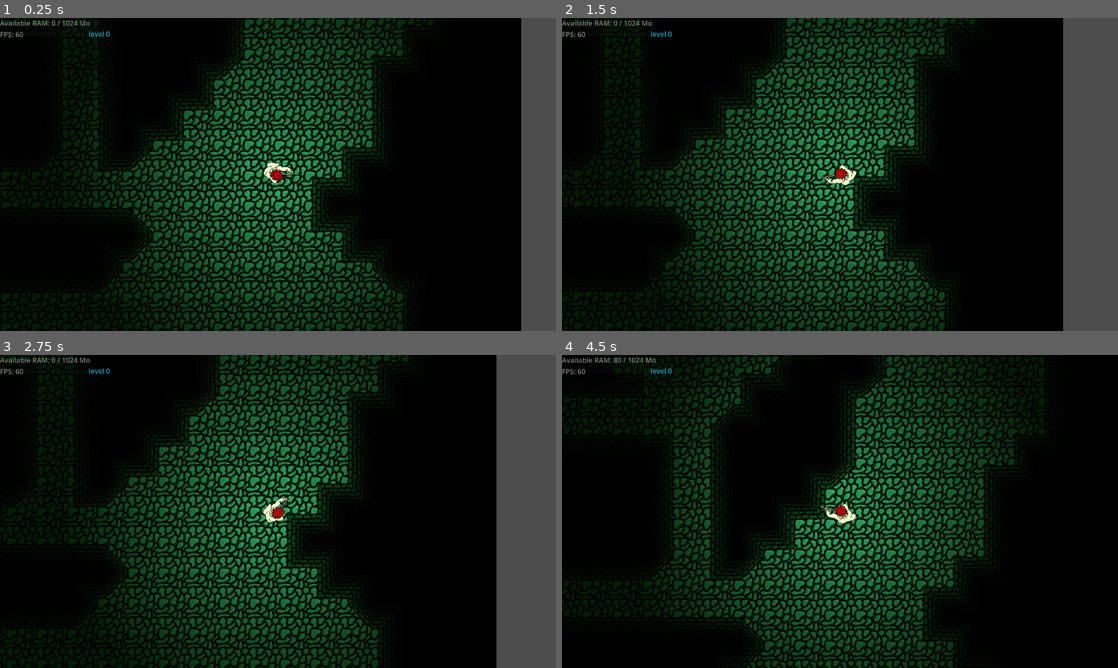
Above: before the commit, frames 1-4 (two rows, left to right).
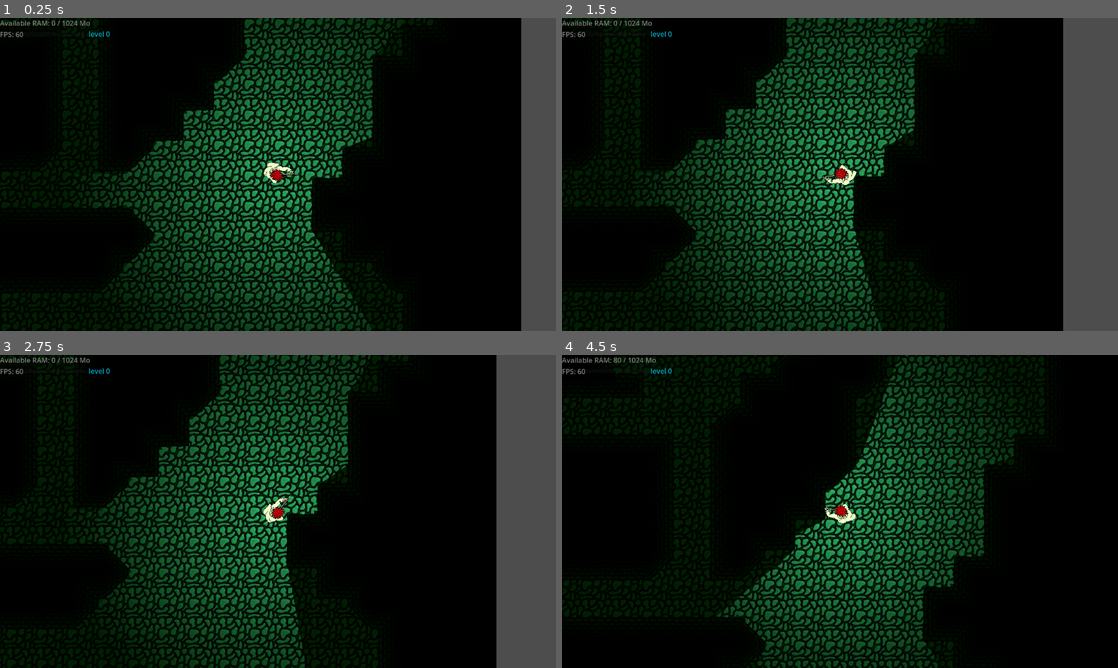
Above: after the commit, the same moments.

Repository: QKrempp/Saving-Private-RAM
Game: Godot game, scene res://Main.tscn
Same seed, same stepped clock (60 frames per second), same inputs: the game is played once before the commit and once after it. Sound files missing from this copy of the repository are replaced by a short silence.
Inputs (mouse positions are in pixels of both pictures, inside the frame that each line leads up to):
- Up to frame 1 (0.25 s): no input
- Up to frame 2 (1.5 s): tap Enter at 0.5 s; move the mouse to (962, 158) at 0.52 s; hold Right (ui_right) 0.53-1.28 s; move the mouse to (728, 190) at 1.27 s; hold Down (ui_down) from 1.28 s (still down)
- Up to frame 3 (2.75 s): tap Space at 2 s; move the mouse to (333, 442) at 2.02 s; release Down (ui_down) at 2.03 s; hold Right (ui_right) from 2.03 s (still down)
- Up to frame 4 (4.5 s): move the mouse to (812, 574) at 2.77 s; release Right (ui_right) at 2.78 s; hold Up (ui_up) 2.78-3.53 s; move the mouse to (1006, 558) at 3.52 s; hold Left (ui_left) from 3.53 s (still down); move the mouse to (673, 464) at 4.27 s

The runs differ from the first frame. In frame 1, 1.9% of the frame differs, in the area x 17-73%, y 2-100%; in frame 2, 2.7%; in frame 3, 2.9%; in frame 4, 4.5%, in the area x 19-82%, y 0-100%.

Commit message:
feat: Added lights

Diff:
--- a/Bullet.tscn
+++ b/Bullet.tscn
@@ -35,6 +35,7 @@
 scale = Vector2(0.65625, 0.59375)
 color = Color(1, 1, 0.690196, 1)
 energy = 3.0
+shadow_enabled = true
 texture = SubResource("GradientTexture2D_7281b")
 
 [connection signal="screen_exited" from="VisibleOnScreenNotifier2D" to="." method="_on_visible_on_screen_notifier_2d_screen_exited"]
--- a/Main.tscn
+++ b/Main.tscn
@@ -44,98 +44,183 @@
 sources/1 = SubResource("TileSetAtlasSource_2gh4u")
 sources/2 = SubResource("TileSetAtlasSource_devvj")
 
+[sub_resource type="OccluderPolygon2D" id="OccluderPolygon2D_5tuhn"]
+polygon = PackedVector2Array(-35, -35, 35, -35, 35, 35, -35, 35)
+
 [sub_resource type="TileSetAtlasSource" id="TileSetAtlasSource_c2ibq"]
 texture = ExtResource("5_c6i3y")
 texture_region_size = Vector2i(70, 70)
 0:0/0 = 0
+0:0/0/occlusion_layer_0/polygon_0/polygon = SubResource("OccluderPolygon2D_5tuhn")
+
+[sub_resource type="OccluderPolygon2D" id="OccluderPolygon2D_2gh4u"]
+polygon = PackedVector2Array(-25, -35, 35, -35, 35, 35, -26, 35)
+
+[sub_resource type="OccluderPolygon2D" id="OccluderPolygon2D_devvj"]
+polygon = PackedVector2Array(-35, -35, 25, -35, 25, 35, -35, 35)
+
+[sub_resource type="OccluderPolygon2D" id="OccluderPolygon2D_3b0ty"]
+polygon = PackedVector2Array(-35, -25, 35, -25, 35, 35, -35, 35)
+
+[sub_resource type="OccluderPolygon2D" id="OccluderPolygon2D_bg4s2"]
+polygon = PackedVector2Array(-35, -35, 35, -35, 35, 24, -35, 25)
 
 [sub_resource type="TileSetAtlasSource" id="TileSetAtlasSource_j4qnp"]
 texture = ExtResource("4_j4qnp")
 texture_region_size = Vector2i(70, 70)
 0:0/next_alternative_id = 6
 0:0/0 = 0
+0:0/0/occlusion_layer_0/polygon_0/polygon = SubResource("OccluderPolygon2D_2gh4u")
 0:0/0/physics_layer_0/polygon_0/points = PackedVector2Array(-29.0281, -35, 35, -35, 35, 35, -28.0967, 35)
 0:0/1 = 1
 0:0/1/flip_h = true
+0:0/1/occlusion_layer_0/polygon_0/polygon = SubResource("OccluderPolygon2D_devvj")
 0:0/1/physics_layer_0/polygon_0/points = PackedVector2Array(-35, -35, 27.7862, -35, 27.7862, 35, -35, 35)
 0:0/2 = 2
 0:0/2/transpose = true
+0:0/2/occlusion_layer_0/polygon_0/polygon = SubResource("OccluderPolygon2D_3b0ty")
 0:0/2/physics_layer_0/polygon_0/points = PackedVector2Array(-35, -28.2519, 35, -27.3205, 35, 35, -35, 35)
 0:0/3 = 3
 0:0/3/flip_v = true
 0:0/3/transpose = true
+0:0/3/occlusion_layer_0/polygon_0/polygon = SubResource("OccluderPolygon2D_bg4s2")
 0:0/3/physics_layer_0/polygon_0/points = PackedVector2Array(-35, -35, 35, -35, 35, 27.3205, -35, 27.631, -35, 27.0101)
+
+[sub_resource type="OccluderPolygon2D" id="OccluderPolygon2D_hhcpw"]
+polygon = PackedVector2Array(-24, -25, 35, -27, 35, 35, -25, 35)
+
+[sub_resource type="OccluderPolygon2D" id="OccluderPolygon2D_mxvw5"]
+polygon = PackedVector2Array(-35, -27, 24, -25, 25, 35, -35, 35)
+
+[sub_resource type="OccluderPolygon2D" id="OccluderPolygon2D_xrxkg"]
+polygon = PackedVector2Array(-27, -35, 35, -35, 35, 25, -25, 26)
+
+[sub_resource type="OccluderPolygon2D" id="OccluderPolygon2D_sqvbp"]
+polygon = PackedVector2Array(-35, -35, 26, -35, 27, 27, -35, 25)
 
 [sub_resource type="TileSetAtlasSource" id="TileSetAtlasSource_fpfj3"]
 texture = ExtResource("2_c6i3y")
 texture_region_size = Vector2i(70, 70)
 0:0/next_alternative_id = 4
 0:0/0 = 0
+0:0/0/occlusion_layer_0/polygon_0/polygon = SubResource("OccluderPolygon2D_hhcpw")
 0:0/0/physics_layer_0/polygon_0/points = PackedVector2Array(-27.1653, -26.0787, 35, -27.0101, 35, 35, -26.8548, 35, -27.1653, 35)
 0:0/1 = 1
 0:0/1/flip_h = true
+0:0/1/occlusion_layer_0/polygon_0/polygon = SubResource("OccluderPolygon2D_mxvw5")
 0:0/1/physics_layer_0/polygon_0/points = PackedVector2Array(-35, -26.3892, 25.9235, -28.2519, 28.0967, 35, -35, 35, -35, 35)
 0:0/2 = 2
 0:0/2/flip_v = true
+0:0/2/occlusion_layer_0/polygon_0/polygon = SubResource("OccluderPolygon2D_xrxkg")
 0:0/2/physics_layer_0/polygon_0/points = PackedVector2Array(-26.8548, -35, 35, -35, 35, 25.4578, -25.9235, 24.8369, -24.6816, 24.8369, -25.3025, 24.8369)
 0:0/3 = 3
 0:0/3/flip_h = true
 0:0/3/flip_v = true
+0:0/3/occlusion_layer_0/polygon_0/polygon = SubResource("OccluderPolygon2D_sqvbp")
 0:0/3/physics_layer_0/polygon_0/points = PackedVector2Array(-35, -35, 26.8549, -35, 26.5444, 25.1473, -35, 26.6996, -35, 24.5264, -35, 25.4578)
+
+[sub_resource type="OccluderPolygon2D" id="OccluderPolygon2D_hri7i"]
+polygon = PackedVector2Array(35, -35, 35, 35, -35, 35)
+
+[sub_resource type="OccluderPolygon2D" id="OccluderPolygon2D_w3rk5"]
+polygon = PackedVector2Array(-35, -35, 35, 35, -35, 35)
+
+[sub_resource type="OccluderPolygon2D" id="OccluderPolygon2D_5mvff"]
+polygon = PackedVector2Array(-35, -35, 35, -35, 35, 35)
+
+[sub_resource type="OccluderPolygon2D" id="OccluderPolygon2D_oye8v"]
+polygon = PackedVector2Array(-35, -35, 35, -35, -35, 35)
 
 [sub_resource type="TileSetAtlasSource" id="TileSetAtlasSource_sc1dx"]
 texture = ExtResource("3_c2ibq")
 texture_region_size = Vector2i(70, 70)
 0:0/next_alternative_id = 4
 0:0/0 = 0
+0:0/0/occlusion_layer_0/polygon_0/polygon = SubResource("OccluderPolygon2D_hri7i")
 0:0/0/physics_layer_0/polygon_0/points = PackedVector2Array(1.70753, -2.48368, 35, -28.8728, 35, 35, -28.0967, 35, -26.8548, 29.4938, -26.5444, 28.5624)
 0:0/1 = 1
 0:0/1/flip_h = true
+0:0/1/occlusion_layer_0/polygon_0/polygon = SubResource("OccluderPolygon2D_w3rk5")
 0:0/1/physics_layer_0/polygon_0/points = PackedVector2Array(-35, -29.4938, 3.5703, 0.310463, 35, 35, -28.0967, 35, -35, 35, -35, 35)
 0:0/2 = 2
 0:0/2/flip_v = true
+0:0/2/occlusion_layer_0/polygon_0/polygon = SubResource("OccluderPolygon2D_5mvff")
 0:0/2/physics_layer_0/polygon_0/points = PackedVector2Array(-35, -35, 35, -35, 35, 35, -1.70753, -0.310459, -15.6783, -18.0067, -23.4398, -24.2159)
 0:0/3 = 3
 0:0/3/flip_h = true
 0:0/3/flip_v = true
+0:0/3/occlusion_layer_0/polygon_0/polygon = SubResource("OccluderPolygon2D_oye8v")
 0:0/3/physics_layer_0/polygon_0/points = PackedVector2Array(-35, -35, 35, -35, -0.776146, 2.17323, -35, 29.1833, -35, -3.10461, -35, -20.8009)
+
+[sub_resource type="OccluderPolygon2D" id="OccluderPolygon2D_40n85"]
+polygon = PackedVector2Array(-35, -35, 35, -35, 35, 35, -35, 35)
+
+[sub_resource type="OccluderPolygon2D" id="OccluderPolygon2D_gb15f"]
+polygon = PackedVector2Array(-35, -35, 35, -35, 35, 35, -35, 35)
+
+[sub_resource type="OccluderPolygon2D" id="OccluderPolygon2D_sph85"]
+polygon = PackedVector2Array(-35, -35, 35, -35, 35, 35, -35, 35)
+
+[sub_resource type="OccluderPolygon2D" id="OccluderPolygon2D_o7g6l"]
+polygon = PackedVector2Array(-35, -35, 35, -35, 35, 35, -35, 35)
 
 [sub_resource type="TileSetAtlasSource" id="TileSetAtlasSource_kjvhd"]
 texture = ExtResource("5_fpfj3")
 texture_region_size = Vector2i(70, 70)
 0:0/next_alternative_id = 4
 0:0/0 = 0
+0:0/0/occlusion_layer_0/polygon_0/polygon = SubResource("OccluderPolygon2D_40n85")
 0:0/0/physics_layer_0/polygon_0/points = PackedVector2Array(-25.9235, -35, 35, -35, 35, 35, -35, 35, -35, -3.10461, -35, -26.3892, -26.8548, -28.5624)
 0:0/1 = 1
 0:0/1/flip_h = true
+0:0/1/occlusion_layer_0/polygon_0/polygon = SubResource("OccluderPolygon2D_gb15f")
 0:0/1/physics_layer_0/polygon_0/points = PackedVector2Array(28.0967, -28.2519, 35, -27.631, 35, 35, -35, 35, -35, -3.10461, -35, -26.3892, -35, -35, 26.8549, -35)
 0:0/2 = 2
 0:0/2/flip_v = true
+0:0/2/occlusion_layer_0/polygon_0/polygon = SubResource("OccluderPolygon2D_sph85")
 0:0/2/physics_layer_0/polygon_0/points = PackedVector2Array(35, -35, 35, -27.631, 35, 35, -28.0967, 35, -26.5444, 25.7682, -35, 23.9055, -35, -35, 26.8549, -35)
 0:0/3 = 3
 0:0/3/flip_h = true
 0:0/3/flip_v = true
+0:0/3/occlusion_layer_0/polygon_0/polygon = SubResource("OccluderPolygon2D_o7g6l")
 0:0/3/physics_layer_0/polygon_0/points = PackedVector2Array(35, -35, 35, -27.631, 35, 26.0787, 27.7862, 27.3205, 27.4758, 35, -35, 35, -35, -35, 26.8549, -35)
+
+[sub_resource type="OccluderPolygon2D" id="OccluderPolygon2D_vi5kq"]
+polygon = PackedVector2Array(-26, -26, 27, -25, 27, 35, -27, 35)
+
+[sub_resource type="OccluderPolygon2D" id="OccluderPolygon2D_5mkgo"]
+polygon = PackedVector2Array(-26, -35, 25, -35, 26, 26, -26, 26)
+
+[sub_resource type="OccluderPolygon2D" id="OccluderPolygon2D_3ccbu"]
+polygon = PackedVector2Array(-26, -25, 35, -25, 35, 25, -27, 27)
+
+[sub_resource type="OccluderPolygon2D" id="OccluderPolygon2D_ny7u2"]
+polygon = PackedVector2Array(-35, -25, 25, -26, 26, 26, -35, 26)
 
 [sub_resource type="TileSetAtlasSource" id="TileSetAtlasSource_3b0ty"]
 texture = ExtResource("12_5tuhn")
 texture_region_size = Vector2i(70, 70)
 0:0/next_alternative_id = 4
 0:0/0 = 0
+0:0/0/occlusion_layer_0/polygon_0/polygon = SubResource("OccluderPolygon2D_vi5kq")
 0:0/0/physics_layer_0/polygon_0/points = PackedVector2Array(5.1226, -27.3205, 27.7862, -28.5624, 26.5444, -2.48368, 27.7862, 27.3205, 27.4758, 35, -27.7862, 35, -26.5444, -27.3205, -9.77951, -28.2519)
 0:0/1 = 1
 0:0/1/flip_v = true
+0:0/1/occlusion_layer_0/polygon_0/polygon = SubResource("OccluderPolygon2D_5mkgo")
 0:0/1/physics_layer_0/polygon_0/points = PackedVector2Array(8.84813, -35, 25.3025, -35, 26.5444, -2.48368, 27.4758, 13.6603, 26.8549, 26.3892, -25.9235, 27.631, -27.1653, -35, -5.1226, -35)
 0:0/2 = 2
 0:0/2/transpose = true
+0:0/2/occlusion_layer_0/polygon_0/polygon = SubResource("OccluderPolygon2D_3ccbu")
 0:0/2/physics_layer_0/polygon_0/points = PackedVector2Array(10.4004, -26.3892, 35, -27.3205, 35, -3.72553, 35, 12.7289, 35, 24.8368, -25.9235, 27.631, -26.8548, -27.0101, -4.81213, -28.5624)
 0:0/3 = 3
 0:0/3/flip_h = true
 0:0/3/transpose = true
+0:0/3/occlusion_layer_0/polygon_0/polygon = SubResource("OccluderPolygon2D_ny7u2")
 0:0/3/physics_layer_0/polygon_0/points = PackedVector2Array(10.4004, -26.3892, 29.3385, -26.0787, 27.4758, -3.72553, 27.7862, 12.108, 25.9235, 24.8369, -35, 27.0101, -35, -27.0101, -4.81213, -28.5624)
 
 [sub_resource type="TileSet" id="TileSet_bg4s2"]
 tile_size = Vector2i(70, 70)
+occlusion_layer_0/light_mask = 1
 physics_layer_0/collision_layer = 1
 sources/1 = SubResource("TileSetAtlasSource_j4qnp")
 sources/0 = SubResource("TileSetAtlasSource_c2ibq")
--- a/Player.tscn
+++ b/Player.tscn
@@ -139,4 +139,5 @@
 parameters/looping = true
 
 [node name="PointLight2D" type="PointLight2D" parent="."]
+shadow_enabled = true
 texture = SubResource("GradientTexture2D_jatw7")
Not shown: 2 places in Main.tscn that only renumber resources
